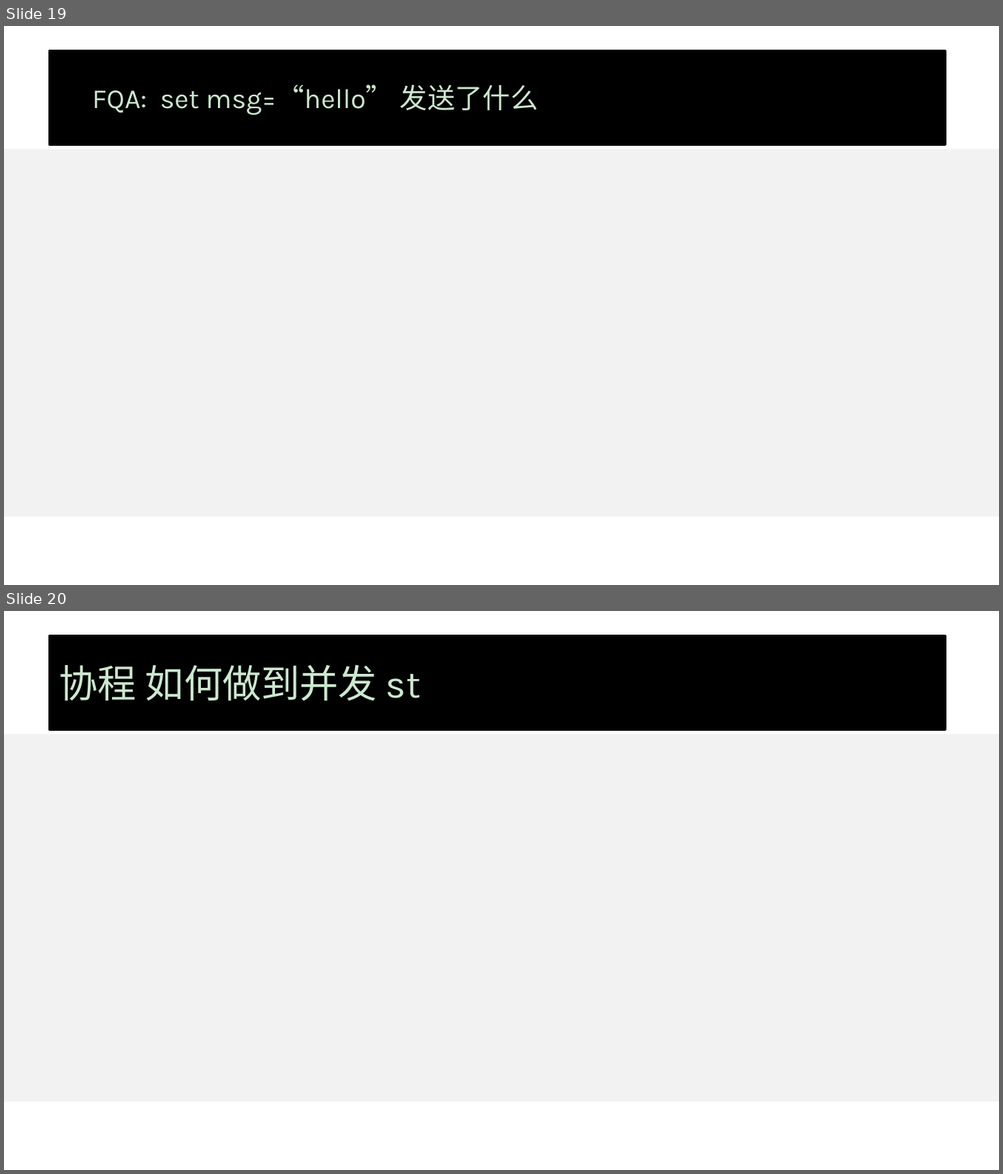
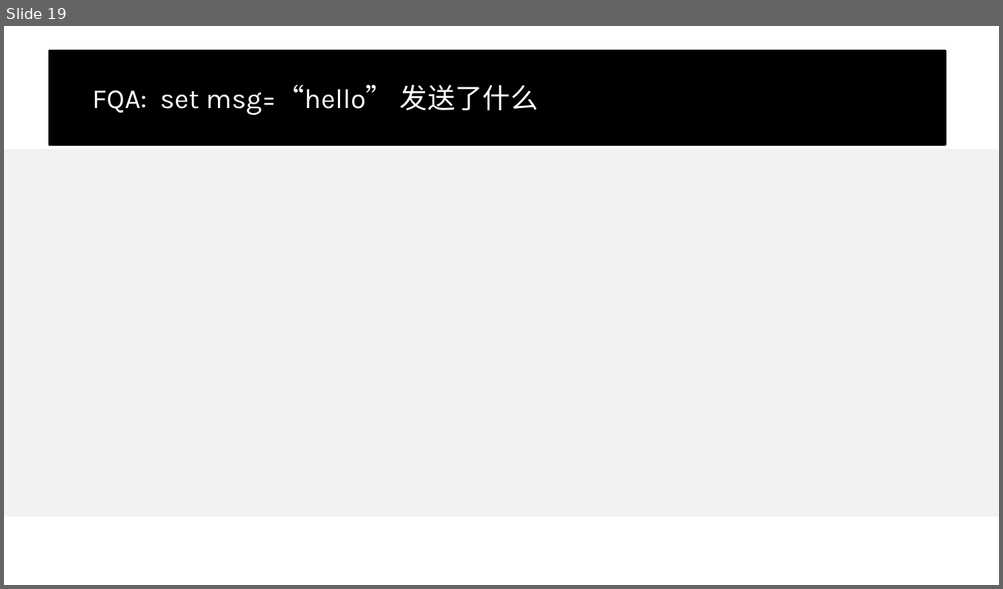
Before and after one commit to wangcy6/weekly, a slide deck: ppt/2020/服务器设计_组件篇.pptx. Shown one above the other, each under a label of ours: slides 19 and 20 before the commit, slide 19 after it. The pictures are 1003x1174 and 1003x589 pixels, drawn with LibreOffice and Linux fonts; fonts in the diff are those of the drawing; background and template pictures are left out. Boxes give left, top, right and bottom in pixels: in the first picture for what was removed or moved away, otherwise in the second. Text is boxed around its words. In the diff, an @@ line names an element or a change of style, - is before the commit and + after.

```diff
--- a/ppt/2020/服务器设计_组件篇.pptx
+++ b/ppt/2020/服务器设计_组件篇.pptx
@@ slide 20 removed at (x1=4, y1=611, x2=999, y2=1170), background #CCE8CF; not listed: 1 template element that a slide beside it also shows @@
@@ title removed at (x1=50, y1=636, x2=945, y2=729) @@
-协程 如何做到并发 st
@@ slide 19 changed as well @@
@@ background #CCE8CF to #FFFFFF @@
@@ title "FQA: set msg=“hello” 发送了什么" at (x1=50, y1=51, x2=945, y2=144): text colour #CCE8CF to #FFFFFF @@
```
Also in this commit, not shown: 19 other slides changed, 3 slides added, 1 other slide removed, 7 other files.
